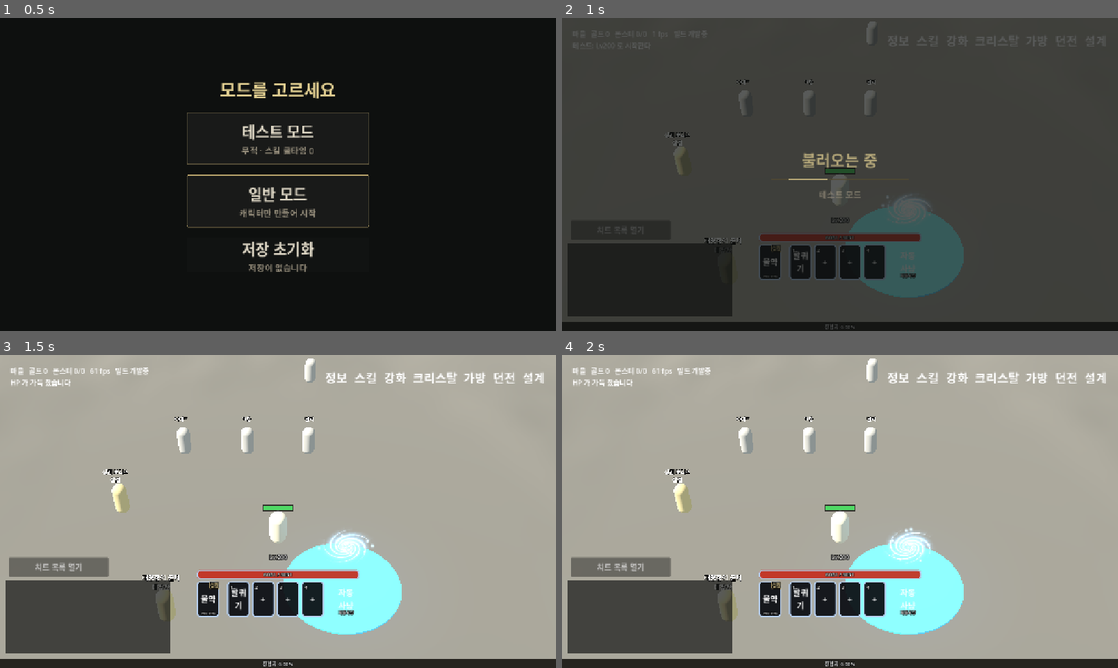
Above: before the commit, frames 1-4 (two rows, left to right).
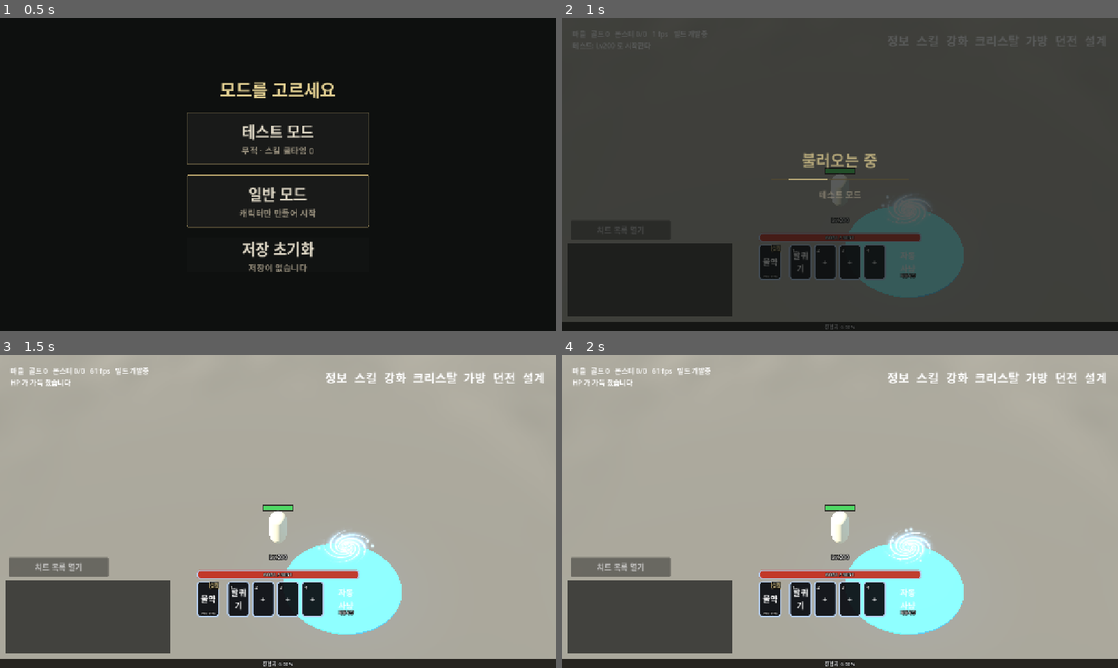
Above: after the commit, the same moments.

Repository: gogoalswo/MMORPG
Game: Godot game, scene res://start.tscn
Two runs of this game, one before a commit and one after it. Both use one fixed random seed, a clock stepped at 60 frames per second and the inputs below.
Inputs (mouse positions are in pixels of both pictures, inside the frame that each line leads up to):
- Up to frame 1 (0.5 s): no input
- Up to frame 2 (1 s): click (840, 136) at 0.52 s
- Up to frame 3 (1.5 s): click (205, 599) at 1.25 s
- Up to frame 4 (2 s): no input

Frame 1 is identical in both runs. In frame 2, 0.5% of the frame differs, in the area x 18-57%, y 1-73%; in frame 3, 1.2%, in the area x 18-57%, y 1-86%; in frame 4, 1.2%.

Commit message:
마을 NPC 를 전직관 한 명만 남긴다
요청대로 상인·대장장이·마을 사람 넷을 마을 npcs 에서 뺐다. 상점·대장간 판정과
창, 모델은 남겨 둬서 줄만 되살리면 다시 선다. 그 규칙을 보는 테스트는 존 표를
복사해 시험용 상인·대장장이를 세워 본다.

Co-Authored-By: Claude Opus 5.5 <noreply@anthropic.com>
Claude-Session: https://claude.ai/code/session_01QVeDFpvDfAmh1Rhg5XwTZ1

Diff:
--- a/godot/data/zones.json
+++ b/godot/data/zones.json
@@ -185,24 +185,6 @@
       },
       "npcs": [
         {
-          "name": "상인 보리스",
-          "job": "mage",
-          "look": "merchant",
-          "x": -7,
-          "z": 4,
-          "role": "shop",
-          "title": "상점"
-        },
-        {
-          "name": "대장장이 군터",
-          "job": "fighter",
-          "look": "smith",
-          "x": 0,
-          "z": 6.5,
-          "role": "smith",
-          "title": "대장간"
-        },
-        {
           "name": "전직관 레온",
           "job": "fighter",
           "look": "trainer",
@@ -210,35 +192,6 @@
           "z": 7,
           "role": "jobs",
           "title": "전직"
-        },
-        {
-          "name": "아네트",
-          "job": "fighter",
-          "look": "villager_sack",
-          "x": -8.7,
-          "z": -1.3
-        },
-        {
-          "name": "요한",
-          "job": "mage",
-          "look": "villager_apron",
-          "x": -6.2,
-          "z": -3.8,
-          "hp": 72
-        },
-        {
-          "name": "릴리",
-          "job": "archer",
-          "look": "villager_hood",
-          "x": -3.8,
-          "z": -6.2
-        },
-        {
-          "name": "노인 하르트",
-          "job": "archer",
-          "look": "villager_old",
-          "x": -9,
-          "z": -12
         }
       ],
       "env": {
--- a/godot/tests/npc_test.gd
+++ b/godot/tests/npc_test.gd
@@ -4,6 +4,9 @@
 ## 창이 열려 있다고 되는 게 아니다 (웹 클라와 같은 규칙, NPC_REACH 4.5).
 ##
 ##   godot --headless --path godot --script tests/npc_test.gd
+
+## 시험용 상인·대장장이를 세우는 손 — 마을에서 뺐다 (shop_test.stand_shops)
+const ShopTest := preload("res://tests/shop_test.gd")
 
 var _failed := 0
 
@@ -26,6 +29,7 @@
 func _village() -> World:
 	var w := World.new()
 	w.open("village")
+	ShopTest.stand_shops(w)
 	w.join("me")
 	return w
 
@@ -37,19 +41,19 @@
 	return {}
 
 
+## 마을에는 **전직관 한 명만** 선다 (2026-09-26 요청: "지금은 전직 교관만 있으면 되겠어")
 func _case_list() -> void:
-	var npcs: Array = _village().snapshot().get("npcs", [])
-	# 상인 · 대장장이 · 전직관(2026-09-26) + 마을 사람 넷
-	if npcs.size() != 7:
-		_fail("마을 NPC 가 7명이어야 하는데 %d명" % npcs.size())
-	var roles: Array = []
-	for npc in npcs:
-		if npc.has("role"):
-			roles.append(str(npc.role))
-	if not ("shop" in roles and "smith" in roles):
-		_fail("상점·대장간이 없다: %s" % str(roles))
+	var w := World.new()
+	w.open("village")
+	var npcs: Array = w.snapshot().get("npcs", [])
+	if npcs.size() != 1 or str(npcs[0].get("role", "")) != "jobs":
+		_fail("마을 NPC 가 전직관 한 명이 아니다: %s" % str(npcs.map(func(n): return n.get("name", ""))))
 	else:
-		print("  마을 NPC %d명, 역할 %s" % [npcs.size(), str(roles)])
+		print("  마을 NPC: %s 한 명" % npcs[0].name)
+	# 시험용으로 세운 상인이 전역 존 표로 새지 않았나 (복사해서 고친다)
+	_village()
+	if GameData.zone("village").get("npcs", []).size() != 1:
+		_fail("시험용 상인이 GameData 의 존 표로 샜다")
 
 
 func _case_talk() -> void:
@@ -160,6 +164,8 @@
 	var game: Node3D = root.get_node("Game")
 	await process_frame
 
+	# 마을에 상인이 없다 — 판정 쪽에 시험용으로 세운다 (창은 판정이 여는 대로 뜬다)
+	ShopTest.stand_shops(game._transport._world)
 	var me: Dictionary = game._transport.snapshot().players[game._transport.my_id()]
 	me.x = -7.0
 	me.z = 2.5
--- a/godot/tests/shop_test.gd
+++ b/godot/tests/shop_test.gd
@@ -39,10 +39,24 @@
 	_failed += 1
 
 
+## 마을에 상인·대장장이가 없다 (2026-09-26 에 뺐다) — 판정은 남아 있으므로 **시험용으로 세운다.**
+## 존 표는 GameData 가 한 벌만 쥐고 있어 복사해서 고친다 (안 그러면 다른 테스트로 샌다)
+const SHOP_NPCS := [
+	{"name": "상인 보리스", "job": "mage", "x": -7.0, "z": 4.0, "role": "shop", "title": "상점"},
+	{"name": "대장장이 군터", "job": "fighter", "x": 0.0, "z": 6.5, "role": "smith", "title": "대장간"},
+]
+
+
+static func stand_shops(w: World) -> void:
+	w.zone = w.zone.duplicate(true)
+	w.zone["npcs"] = w.zone.get("npcs", []) + SHOP_NPCS.duplicate(true)
+
+
 ## 상인(-7, 4) 또는 대장장이(0, 6.5) 옆에 세운다
 func _at(role: String) -> Array:
 	var w := World.new()
 	w.open("village")
+	stand_shops(w)
 	w.join("me")
 	var me: Dictionary = w.snapshot().players["me"]
 	if role == "shop":
--- a/godot/tools/shot.gd
+++ b/godot/tools/shot.gd
@@ -537,6 +537,8 @@
 	player["level"] = 40
 	player["gold"] = 12345
 	game._transport.send(&"debugGauntlets", {})
+	# 마을에서 뺐다 (2026-09-26) — 테스트와 같은 시험용 상인·대장장이를 판정 쪽에 세운다
+	preload("res://tests/shop_test.gd").stand_shops(game._transport._world)
 	var npc: Array = {"shop": ["상인 보리스", -5.0, 4.0], "smith": ["대장장이 군터", 0.0, 4.5]}[which]
 	player["x"] = npc[1]
 	player["z"] = npc[2]
Not shown, changed: docs/features/README.md
Not shown, changed: docs/features/npc-town.md
Not shown, changed: packages/shared/src/zones.ts
